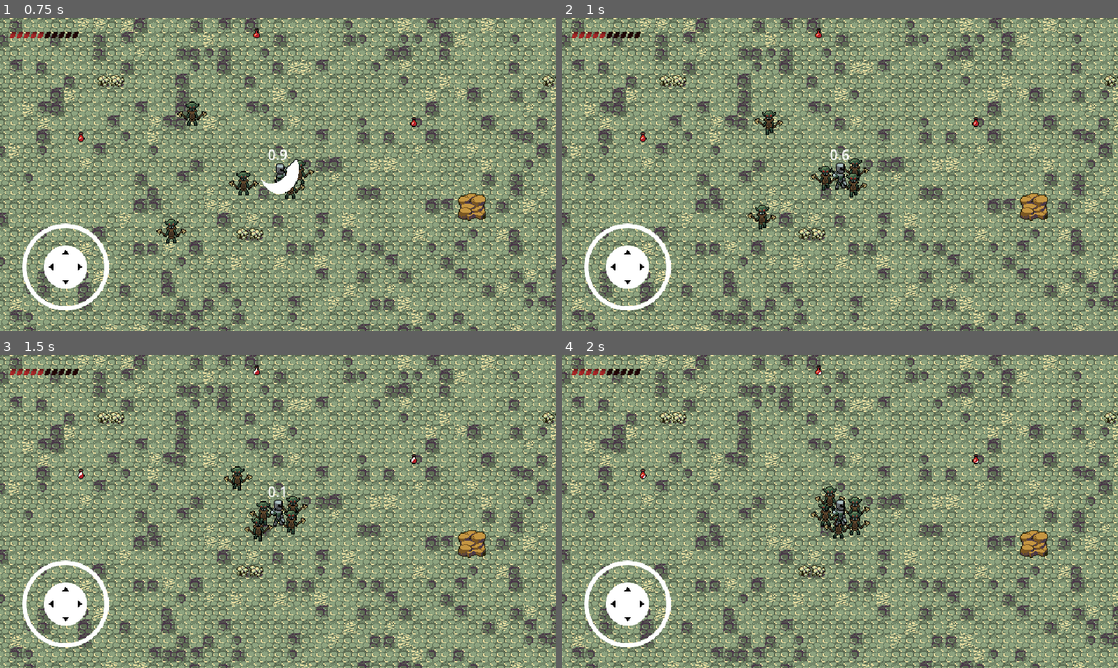
Above: before the commit, frames 1-4 (two rows, left to right).
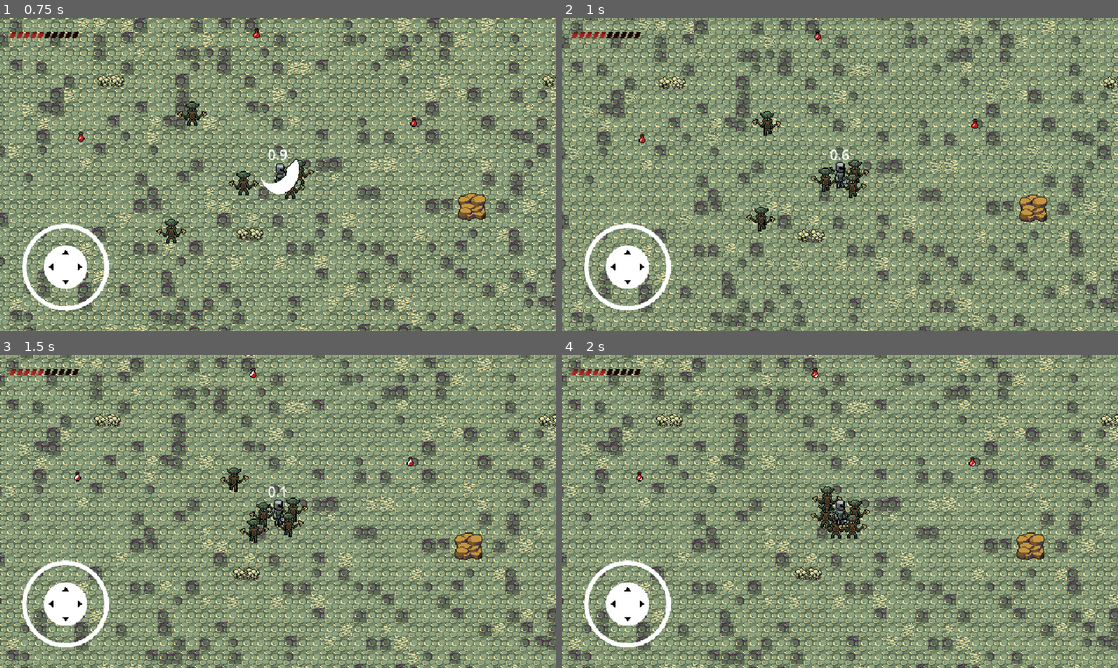
Above: after the commit, the same moments.

Repository: top-it-090304/OmskDev
Game: Godot game, scene res://scene/level/level.tscn
The game is run twice, just before and just after one commit, with the same random seed, the same clock (stepped at 60 frames per second) and the same inputs.
Inputs (mouse positions are in pixels of both pictures, inside the frame that each line leads up to):
- Up to frame 1 (0.75 s): move the mouse to (400, 158) at 0.52 s; hold D (move_right) from 0.53 s (still down); click (400, 158) at 0.6 s
- Up to frame 2 (1 s): keep holding D (move_right)
- Up to frame 3 (1.5 s): release D (move_right) at 1.25 s; drag from (166, 527) to (222, 470) at 1.27 s
- Up to frame 4 (2 s): no input

Frame 1 is identical in both runs. In frame 2, 57% of the frame differs, in the area x 0-100%, y 0-100%; in frame 3, 63%; in frame 4, 63%.
Error before the commit: Invalid assignment of property or key 'wready_for_animation' with value of type 'bool' on a base object of type 'Node2D (atack_spawn.gd)'. (res://scene/game_ob…

Commit message:
Добавлен метод heal для player, зелья теперь исцеляют здоровье

Diff:
--- a/scene/game_objects/player/health.gd
+++ b/scene/game_objects/player/health.gd
@@ -9,12 +9,14 @@
 	player.connect("health_changed", _on_health_changed)
 
 
-	value = player.health
+	value = player.health_int
 	max_value = player.max_health
 
 
 
-
+func _process(delta):
+	value = player.health_int
+	max_value = player.max_health
 func _on_health_changed(new_health: int, new_max_health: int):
 	value = new_health
 	max_value = new_max_health
--- a/scene/game_objects/player/player.gd
+++ b/scene/game_objects/player/player.gd
@@ -8,10 +8,10 @@
 var current_dir = Dir.DOWN
 var can_move = true
 signal health_changed(new_health, max_health)
-var health = 50
+var health_int = 50
 
-func _ready():
-	health = max_health
+#func _ready():
+#	health_int = max_health
 
 
 func _physics_process(_delta: float) -> void:
@@ -69,13 +69,18 @@
 		Dir.LEFT: anim.play("attack_left")
 		Dir.RIGHT: anim.play("attack_right")
 	await anim.animation_finished
-	atack_spawn.wready_for_animation=false
+	atack_spawn.ready_for_animation=false
 	can_move = true
 func take_damage(amount: int):
-	health = max(0, health - amount)
-	health_changed.emit(health, max_health)
-	if health == 0:
-		queue_free()
+	health_int = max(0, health_int - amount)
+	health_changed.emit(health_int, max_health)
+	if health_int == 0:
+		die()
+func heal(amount: int):
+	health_int = min(max_health, health_int + amount)
+	health_changed.emit(health_int, max_health)
 func _on_attack_placed(attack_instance: Node2D):
 	# Здесь делайте то, что хотели (например, атаку)
 	attack()
+func die():
+	queue_free()
--- a/scene/pick_up/heal_potion.gd
+++ b/scene/pick_up/heal_potion.gd
@@ -1,5 +1,6 @@
 extends Node2D
-
-
 func _on_area_2d_area_entered(area: Area2D) -> void:
+	# Получаем первого игрока в группе (более прямой способ)
+	var player_node = get_tree().get_first_node_in_group("player")
+	player_node.health_int += 20
 	queue_free() # Replace with function body.
